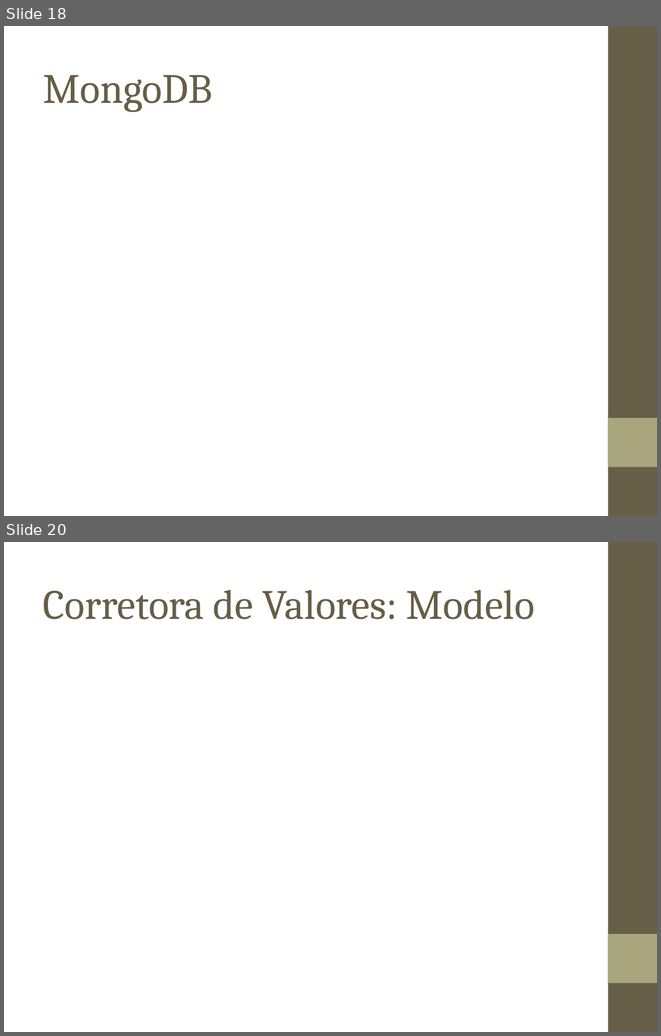
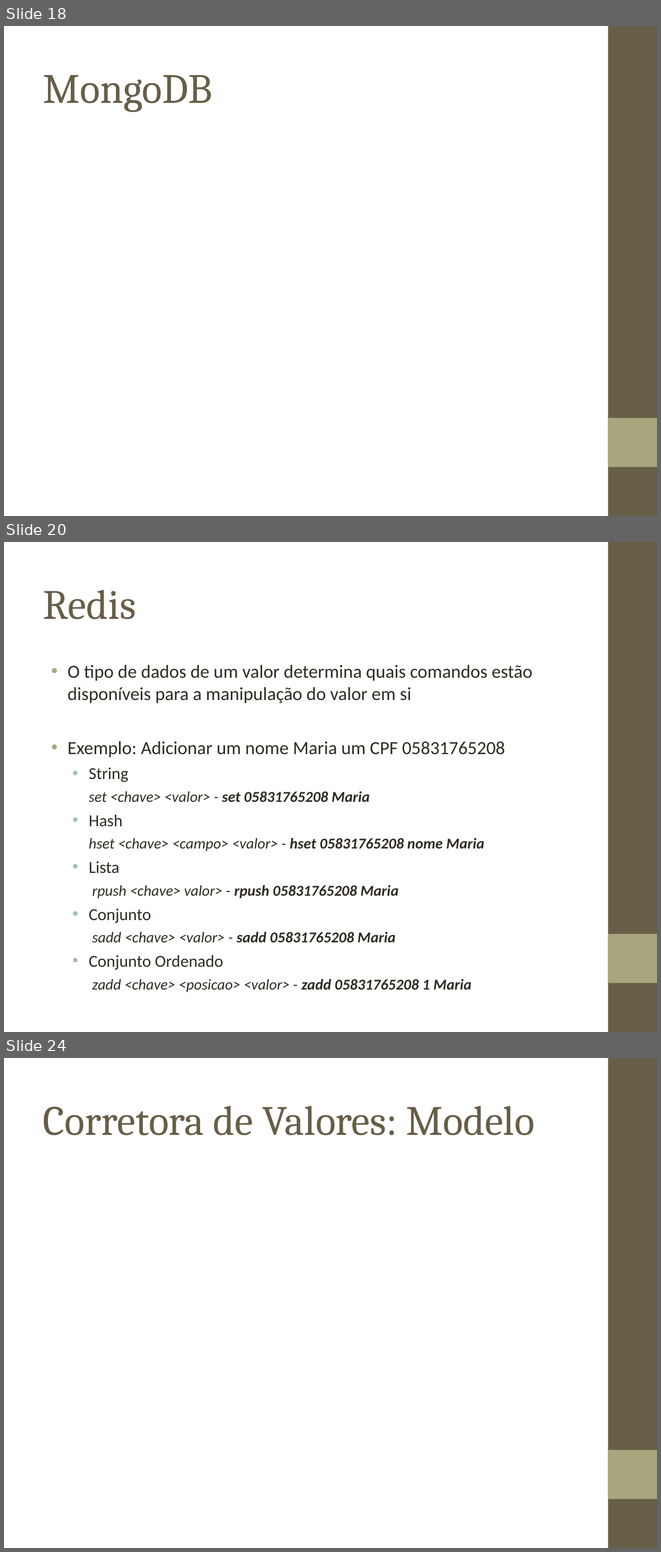
Before and after one commit to biacpaixao/Projeto_Final, a slide deck: apresentacao_projeto_final.ppt. Shown one above the other, each under a label of ours: slides 18 and 20 before the commit, slides 18, 20 and 24 after it; the slides between them are not shown. The pictures are 661x1036 and 661x1552 pixels, drawn with LibreOffice and Linux fonts; fonts in the diff are those of the drawing; background and template pictures are left out. Boxes give left, top, right and bottom in pixels: in the first picture for what was removed or moved away, otherwise in the second. Text is boxed around its words. In the diff, an @@ line names an element or a change of style, - is before the commit and + after.

```diff
--- a/apresentacao_projeto_final.ppt
+++ b/apresentacao_projeto_final.ppt
@@ slide 20 added at <box>4,542,657,1032</box>, background picture (left out); not listed: 2 template elements that a slide beside it also shows @@
@@ title added at <box>43,590,136,619</box>, 46 pt, text #675E47 @@
+Redis
@@ text added at <box>68,664,532,992</box>, 16.6 pt, text #2F2B20, italic @@
+• O tipo de dados de um valor determina quais comandos estão disponíveis para a manipulação do valor em si
+• Exemplo: Adicionar um nome Maria um CPF 05831765208
+  • String
+  set <chave> <valor> - set 05831765208 Maria
+  • Hash
+  hset <chave> <campo> <valor> - hset 05831765208 nome Maria
+  • Lista
+  rpush <chave> valor> - rpush 05831765208 Maria
+  • Conjunto
+  sadd <chave> <valor> - sadd 05831765208 Maria
+  • Conjunto Ordenado
+  zadd <chave> <posicao> <valor> - zadd 05831765208 1 Maria
@@ what was slide 20 is now slide 24 @@
```
Also in this commit, not shown: 4 slides changed, 17 other slides added, 3 slides removed, 1 other file.
